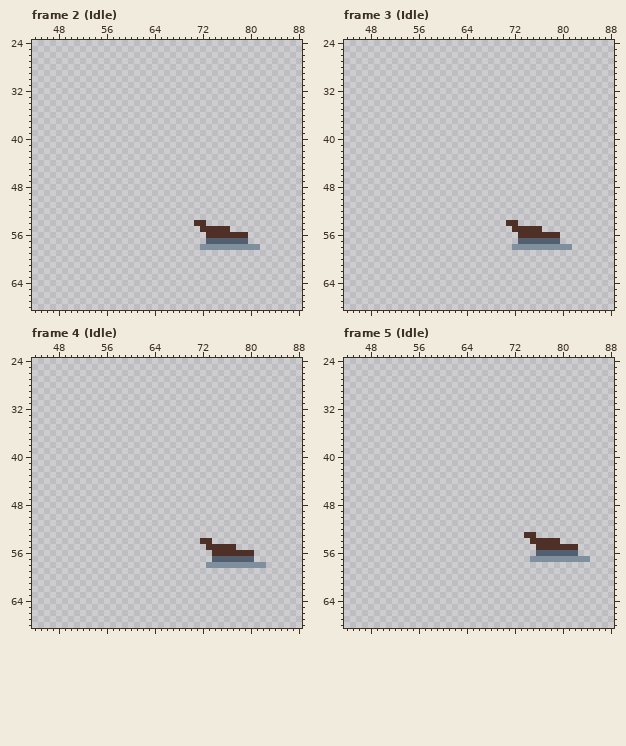
Two versions of one pixel-art file, Content/Animations/red hood itch free.aseprite. Above is the file before it was changed.
128x96 pixels, 254 frames. Colours within 5 levels of each other are drawn and written as one. Shown: frame 2 (Idle): x 44..88, y 24..68; frame 3 (Idle): x 44..88, y 24..68; frame 4 (Idle): x 44..88, y 24..68; frame 5 (Idle): x 44..88, y 24..68. The commit also changed other frames, which this record leaves out.
The result:
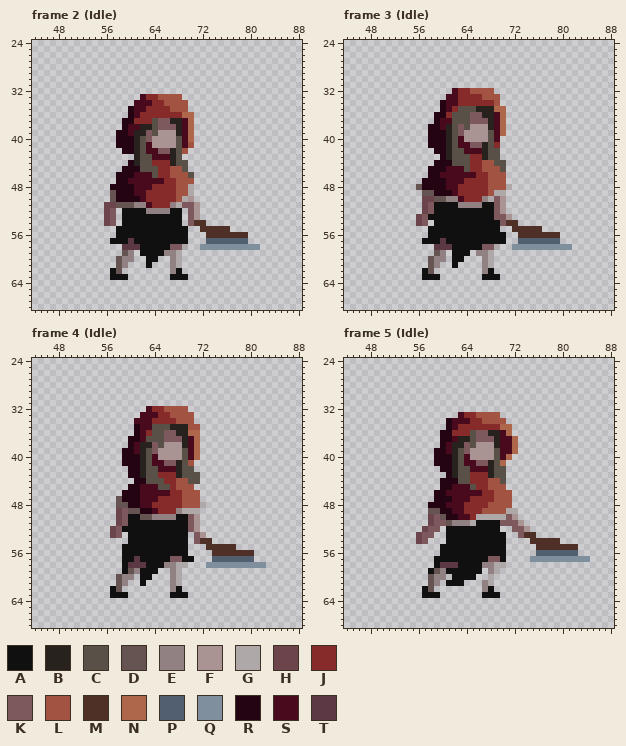
Palette (. is transparent): A #101010  B #28221e  C #595047  D #655452  E #928182  F #aa9393  G #aea8a8  H #6c444c  J #862b2a  K #7d595d  L #a25342  M #4e3026  N #ae674b  P #525f71  Q #7f8f9e  R #240312  S #490a1e  T #5b3843
Edits made:
layer "角色" now shown
Frame 2 (Idle), layer "角色":
y 33: x 62..68 ....... -> SJJLLLL
y 34: x 61..69 ......... -> SSSJJLLLL
y 35: x 60..69 .......... -> RSSJJJJLLL
y 36: x 60..70 ........... -> RSJJJJJJJNN
y 37: x 59..70 ............ -> RRJJJCKKBBSN
y 38: x 59..70 ............ -> RSSBBCKKKBSN
y 39: x 58..70 ............. -> RRSBBKCFFFBSN
y 40: x 58..70 ............. -> RRRBCKFFFFCSN
y 41: x 58..70 ............. -> RRRBCSFFFFCSL
y 42: x 59..69 ........... -> RRBCSSKKBCL
y 43: x 61..68 ........ -> BCCSSSBC
y 44: x 60..69 .......... -> RBCCJJJBCC
y 45: x 59..69 ........... -> RRRCCCJJLLC
y 46: x 58..70 ............. -> RRRSSSCJJLLLC
y 47: x 58..70 ............. -> RRSSSSSSJJLLL
y 48: x 57..70 .............. -> RRRRSSSJJJJLLG
y 49: x 57..70 .............. -> DRRRSSJJJJJLLG
y 50: x 57..70 .............. -> DRRRRSJJJJJLGF
y 51: x 56..71 ................ -> HHDDDEESJJJEGKKF
y 52: x 56..57 .. -> HK; x 59..68 .......... -> AAAAEEEEAA; x 70..71 .. -> KF
y 53: x 56..57 .. -> HK; x 59..68 .......... -> AAAAAAAAAA; x 70..71 .. -> KF
y 54: x 56..57 .. -> HK; x 59..68 .......... -> AAAAAAAAAA; x 70 . -> K
y 55..56: x 58..69 ............ -> AAAAAAAAAAAA
y 57: x 57..69 ............. -> AAATAAAAAAAAA
y 58: x 59..69 ........... -> TTTAAAAAKKG
y 59: x 59..60 .. -> DE; x 62..68 ....... -> AAAAEEG
y 60: x 58..60 ... -> DEE; x 63..64 .. -> AA; x 67..68 .. -> EG
y 61: x 58..59 .. -> DE; x 63 . -> A; x 67..68 .. -> EG
y 62: x 57..58 .. -> AD; x 67..68 .. -> EA
y 63: x 57..59 ... -> AAA; x 67..69 ... -> AAA
Frame 3 (Idle), layer "角色":
y 32: x 62..68 ....... -> SJJLLLL
y 33: x 61..69 ......... -> SSJJJJLLL
y 34: x 60..69 .......... -> RSSJJJJJJL
y 35: x 60..70 ........... -> RSJCCCBBBNN
y 36: x 59..70 ............ -> RRJCCCKKBBSN
y 37: x 59..70 ............ -> RSSCCCKKKBSN
y 38: x 58..70 ............. -> RRSBCKCFFFBSN
y 39: x 58..70 ............. -> RRRBCKFFFFCSN
y 40: x 58..69 ............ -> RRRBCSFFFFCS
y 41: x 58..69 ............ -> RRRBCSSKKBCJ
y 42: x 59..69 ........... -> RRBCCSSSBCC
y 43: x 60..69 .......... -> RBCCCJJBCC
y 44: x 59..70 ............ -> RRRCCCJJLLCC
y 45: x 58..70 ............. -> RRRSSSCJJLLLC
y 46: x 58..70 ............. -> RRSSSSSSJJLLL
y 47: x 57..70 .............. -> RRRRSSSJJJJLLL
y 48: x 56..71 ................ -> DRRRRSSJJJJJLLLG
y 49: x 57..70 .............. -> DDRRRSJJJJJLGG
y 50: x 57..70 .............. -> HHDDEESJJJEGKF
y 51: x 57..70 .............. -> HKAAAAEEEEAAKF
y 52: x 57..70 .............. -> HKAAAAAAAAAAKF
y 53: x 56..71 ................ -> HKAAAAAAAAAAAKKF
y 54: x 56..57 .. -> HK; x 59..70 ............ -> AAAAAAAAAAAK
y 55: x 58..69 ............ -> AAAAAAAAAAAA
y 56: x 58..70 ............. -> AAAAAAAAAAAAA
y 57: x 57..70 .............. -> AAATAAAAAAAAAA
y 58: x 59..69 ........... -> TTTAAAAAKKG
y 59: x 59..60 .. -> DE; x 62..64 ... -> AAA; x 66..68 ... -> EEG
y 60: x 58..60 ... -> DEE; x 62..63 .. -> AA; x 67..68 .. -> EG
y 61: x 58..59 .. -> DE; x 62 . -> A; x 67..68 .. -> EG
y 62: x 57..58 .. -> AD; x 67..68 .. -> EA
y 63: x 57..59 ... -> AAA; x 67..69 ... -> AAA
Frame 4 (Idle), layer "角色":
y 32: x 63..69 ....... -> SJJLLLL
y 33: x 62..70 ......... -> SSSJJLLLL
y 34: x 61..70 .......... -> SSSJJJJLLL
y 35: x 61..71 ........... -> RSSCCCBBBLL
y 36: x 61..71 ........... -> RSJCCKKBBNN
y 37: x 60..71 ............ -> RRSCCCKKKBSN
y 38: x 60..71 ............ -> RSBBKCFFFBSN
y 39: x 59..71 ............. -> RRSBCKFFFFCSN
y 40: x 59..71 ............. -> RRRBCSFFFFCSN
y 41: x 59..70 ............ -> RRRBCSSKKBCL
y 42: x 60..70 ........... -> RRBCCSSSBCC
y 43: x 60..71 ............ -> RRBCCJJJBCCC
y 44: x 61..71 ........... -> RRCCCJJLLCC
y 45: x 60..70 ........... -> RRSSSCCJLLL
y 46: x 59..71 ............. -> RRRSSSSSJJLLL
y 47: x 58..71 .............. -> DRRRSSSJJJJLLL
y 48: x 58..72 ............... -> DDRRSSJJJJJLLLG
y 49: x 58..71 .............. -> HKDDRRSJJJEGGG
y 50: x 58..71 .............. -> HKAADDEEEEAAKF
y 51: x 58..71 .............. -> HKAAAAAAAAAAKF
y 52: x 57..71 ............... -> HKAAAAAAAAAAAKF
y 53: x 57..58 .. -> HK; x 60..69 .......... -> AAAAAAAAAA; x 71..72 .. -> KF
y 54: x 60..69 .......... -> AAAAAAAAAA; x 71 . -> K
y 55..56: x 59..69 ........... -> AAAAAAAAAAA
y 57: x 59..70 ............ -> AATAAAAAKKAA
y 58: x 59..69 ........... -> ATTTAAAEEGG
y 59: x 59..64 ...... -> ADEAAA; x 67..68 .. -> EG
y 60: x 58..60 ... -> DEE; x 62..63 .. -> AA; x 67..68 .. -> EG
y 61: x 58..59 .. -> DE; x 62 . -> A; x 67..68 .. -> EG
y 62: x 57..58 .. -> AD; x 67..68 .. -> EA
y 63: x 57..59 ... -> AAA; x 67..69 ... -> AAA
Frame 5 (Idle), layer "角色":
y 33: x 63..69 ....... -> SJJLLLL
y 34: x 61..70 .......... -> RSSSJJLLLL
y 35: x 61..71 ........... -> RSJJJJJJJNN
y 36: x 60..71 ............ -> RRJJJCKKBBSN
y 37: x 60..72 ............. -> RRSBBCKKKBSSN
y 38: x 60..72 ............. -> RSBBKCFFFBSSN
y 39: x 59..72 .............. -> RRSBCKFFFFCSSN
y 40: x 59..71 ............. -> RRRBCSFFFFCSN
y 41: x 59..70 ............ -> RRRBCSSKKBCN
y 42: x 60..70 ........... -> RRBCCSSSBCC
y 43: x 61..70 .......... -> RBCCJJJBCC
y 44: x 60..70 ........... -> RRRCCJJJLLC
y 45: x 60..70 ........... -> RRSSSCJJLLL
y 46: x 59..71 ............. -> RRSSSSSSJJLLL
y 47: x 59..71 ............. -> RRRSSSJJJJLLL
y 48: x 58..71 .............. -> RRRSSSJJJJLLLL
y 49: x 58..72 ............... -> DDRRSSJJJLLLLGG
y 50: x 58..72 ............... -> HKDRRSSJGGGGGKF
y 51: x 58..73 ................ -> HKKDEEEGAAAAKKKF
y 52: x 57..59 ... -> HKK; x 61..69 ......... -> AAAAAAAAA; x 72..74 ... -> KKF
y 53: x 56..58 ... -> HKK; x 61..70 .......... -> AAAAAAAAAA; x 73 . -> K
y 54: x 56..57 .. -> HK; x 61..70 .......... -> AAAAAAAAAA
y 55..56: x 60..70 ........... -> AAAAAAAAAAA
y 57: x 59..70 ............ -> AAAAAAAAAKKA
y 58: x 59..70 ............ -> ATTTAAAAEEGG
y 59: x 58..66 ......... -> ADEAAAAAA; x 68..69 .. -> EG
y 60: x 58..60 ... -> DEE; x 62..65 .... -> AAAA; x 68 . -> G
y 61: x 58..59 .. -> DE; x 61..63 ... -> AAA; x 67..68 .. -> EG
y 62: x 57..58 .. -> AD; x 67..68 .. -> EA
y 63: x 57..59 ... -> AAA; x 67..69 ... -> AAA
Changed places in both pictures, as pixel boxes (x1, y1, x2, y2):
added: (104, 94, 200, 280)
added: (416, 88, 512, 280)
added: (110, 406, 206, 598)
added: (416, 412, 530, 598)
